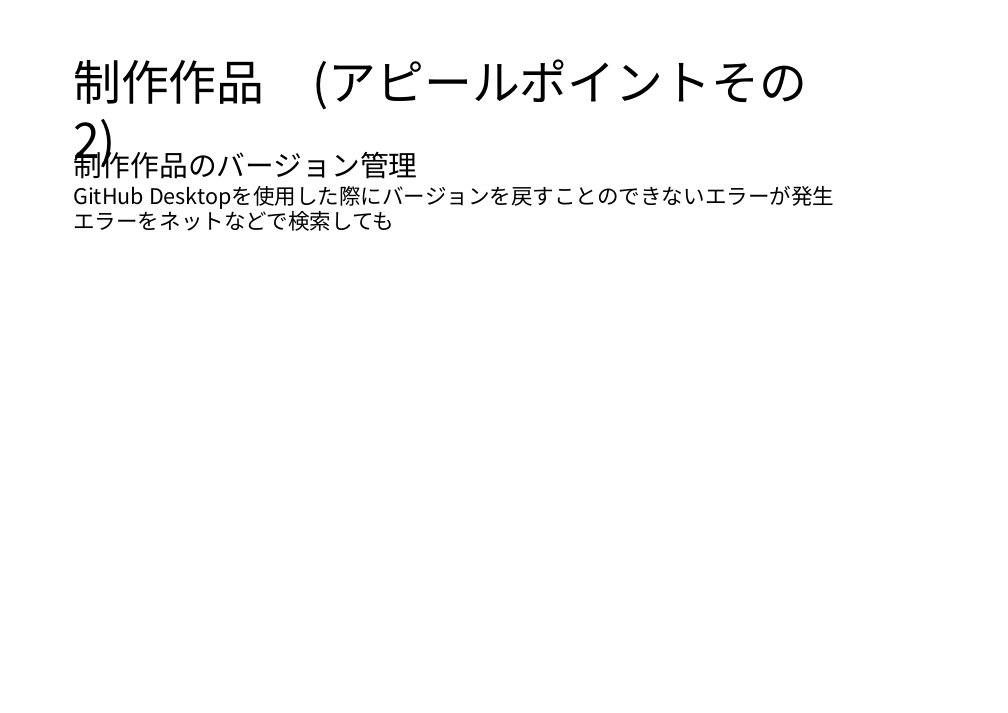
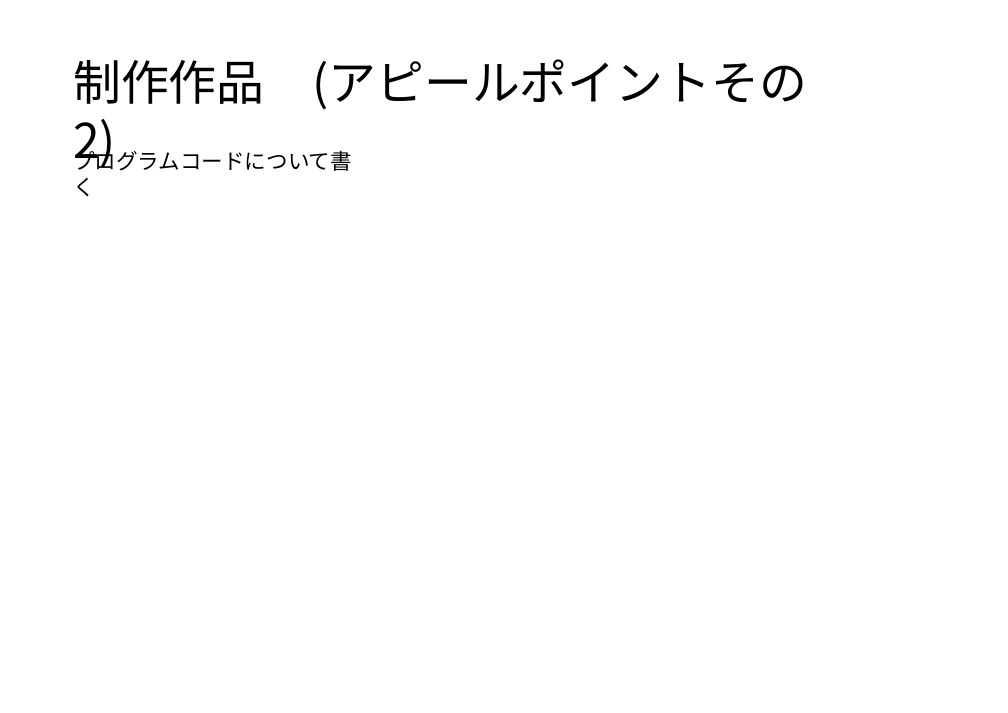
Before and after one commit to Hmmtrnt/Protfolio, a slide deck: slide 7 of ポートフォリオコナミ.pptx. Drawn at 1008x713 pixels with LibreOffice and Linux fonts; fonts in the diff are those of the drawing. Boxes give left, top, right and bottom in pixels: in the first picture for what was removed or moved away, otherwise in the second. Text is boxed around its words. In the diff, an @@ line names an element or a change of style, - is before the commit and + after.

```diff
--- a/ポートフォリオコナミ.pptx
+++ b/ポートフォリオコナミ.pptx
@@ text at (73, 147, 352, 171): text changed @@
-制作作品のバージョン管理
-GitHub Desktopを使用した際にバージョンを戻すことのできないエラーが発生
-エラーをネットなどで検索しても
+プログラムコードについて書く
```
Also in this commit, not shown: 5 other slides changed, 4 slides added, 4 slides removed.
